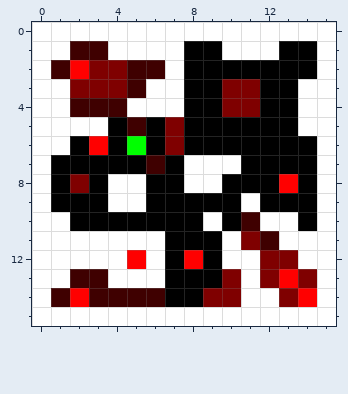
Two states of a pixel-art sprite, assets/gfx/map0.png. The first picture shows the starting point.
The file is 16x16 pixels.
Now the later version:
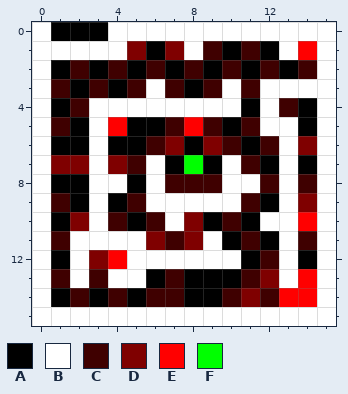
Palette (. is transparent): A #000000  B #ffffff  C #3f0000  D #7f0000  E #ff0000  F #00ff00
The author wrote: Redesigned test level.
The edit:
The edit turns colour B into colour A in row 0 at x 1 to 3; in row 1 at x 6, 10 and 12; in row 2 at x 7; in row 4 at x 1 and 14; in row 5 at x 2 and 14; in row 6 at x 1.
The edit turns colour B into colour A in row 7 at x 9; in row 8 at x 5; in row 9 at x 4; in row 10 at x 1 and 9; in row 11 at x 10; in row 12 at x 1, 11 and 14.
The edit turns colour B into colour A in row 13 at x 6.
The edit turns colour C into colour A in row 2 at x 1 and 5; in row 5 at x 5; in row 10 at x 11; in row 11 at x 12; in row 14 at x 1, 3 and 5.
The edit turns colour D into colour A in row 2 at x 3; in row 3 at x 2 and 4; in row 4 at x 11; in row 8 at x 2; in row 13 at x 10; in row 14 at x 9.
The edit turns colour F into colour A in row 6 at x 5.
The edit turns colour A into colour B in row 1 at x 8 and 13; in row 3 at x 12 to 13; in row 4 at x 8 to 9 and 12; in row 5 at x 12 to 13; in row 6 at x 13; in row 7 at x 3 and 13.
The edit turns colour A into colour B in row 8 at x 3, 6 and 10 to 11; in row 9 at x 3, 6 to 10 and 13; in row 10 at x 3 and 7; in row 11 at x 9; in row 12 at x 7 and 9.
The edit turns colour C into colour B in row 1 at x 2 to 3; in row 4 at x 3 to 4; in row 7 at x 6; in row 13 at x 2.
The edit turns colour D into colour B in rows 3 to 4 at x 10; in row 12 at x 13.
The edit turns colour E into colour B in row 6 at x 3; in row 8 at x 13; in row 12 at x 5 and 8; in row 13 at x 13.
The edit turns colour A into colour C in row 1 at x 9; in row 2 at x 8, 10, 12 and 14; in row 3 at x 9; in row 4 at x 13; in row 5 at x 9 and 11; in row 6 at x 6, 10 and 12.
The edit turns colour A into colour C in row 7 at x 5 and 11; in row 8 at x 7, 12 and 14; in row 9 at x 1; in row 10 at x 4, 6 and 10; in row 11 at x 7; in rows 13 to 14 at x 7.
The edit turns colour B into colour C in row 1 at x 11; in row 3 at x 1 and 7; in row 5 at x 1; in row 8 at x 8 to 9; in row 9 at x 5 and 11; in row 11 at x 1 and 14.
The edit turns colour B into colour C in row 13 at x 1 and 11; in row 14 at x 12.
The edit turns colour D into colour C in row 2 at x 4; in row 3 at x 3 and 11; in row 5 at x 7; in row 11 at x 11; in row 12 at x 12; in row 14 at x 10.
The edit turns colour E into colour C in row 2 at x 2; in row 14 at x 2.
The edit turns colour A into colour D in row 6 at x 9 and 14; in row 7 at x 1 to 2 and 4; in row 9 at x 14; in row 10 at x 2 and 8; in row 11 at x 8.
The edit turns colour B into colour D in row 1 at x 5 and 7; in row 11 at x 6; in row 12 at x 3; in row 14 at x 11.
The edit turns colour A into colour E in row 1 at x 14; in row 5 at x 4 and 8; in row 10 at x 14.
The edit turns colour B into colour E in row 12 at x 4.
The edit turns colour D into colour E in row 13 at x 14; in row 14 at x 13.
The edit turns colour B into colour F in row 7 at x 8.
